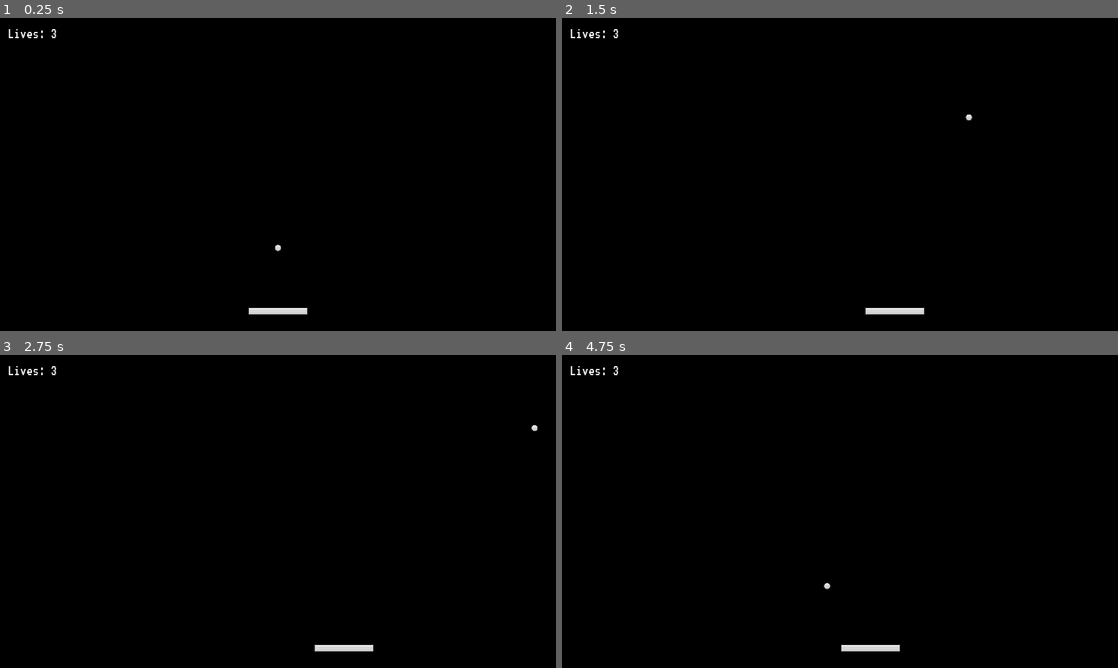
Above: before the commit, frames 1-4 (two rows, left to right).
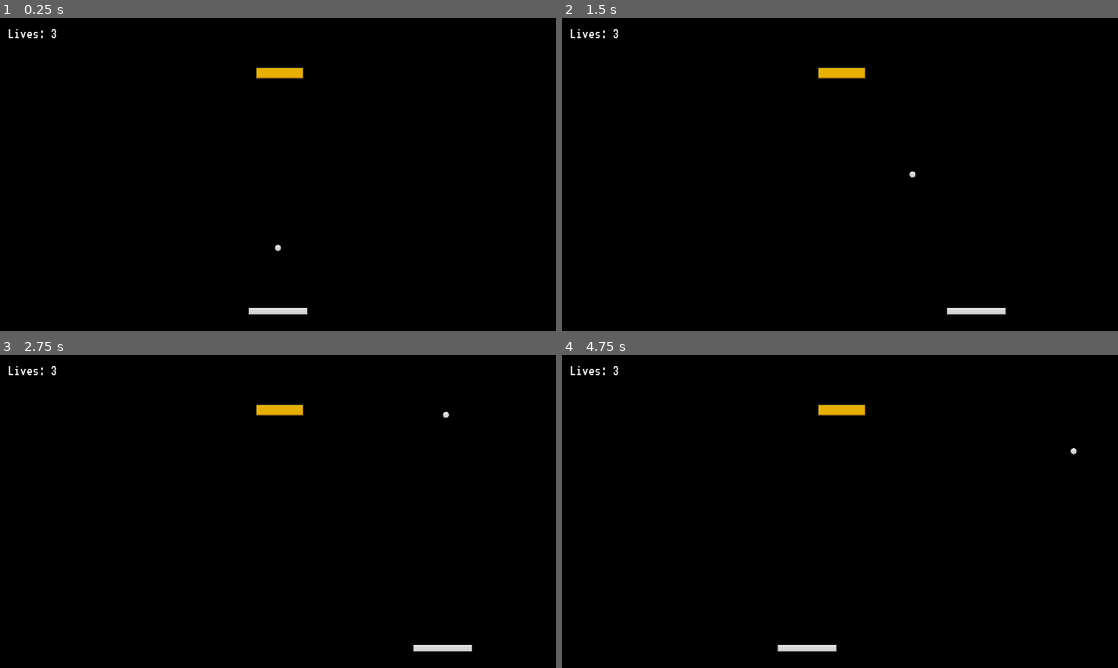
Above: after the commit, the same moments.

Repository: jahernandez16/BrickBreaker
Game: Godot game, scene res://Scenes/main.tscn
Two runs of this game, one before a commit and one after it. Both use one fixed random seed, a clock stepped at 60 frames per second and the inputs below.
Inputs:
- Up to frame 1 (0.25 s): no input
- Up to frame 2 (1.5 s): tap Enter at 0.5 s; hold D (right) 0.53-1.28 s; hold A (left) from 1.28 s (still down)
- Up to frame 3 (2.75 s): release A (left) at 2.03 s; hold D (right) from 2.03 s (still down)
- Up to frame 4 (4.75 s): release D (right) at 3.53 s; hold A (left) from 3.53 s (still down)

The runs differ from the first frame. In frame 1, 0.3% of the frame differs, in the area x 46-55%, y 15-20%; in frame 2, 0.9%; in frame 3, 0.9%, in the area x 46-97%, y 15-95%; in frame 4, 0.9%.

Commit message:
Progress Check #6

Diff:
--- /dev/null
+++ b/Scenes/brick.tscn
@@ -0,0 +1,23 @@
+[gd_scene load_steps=4 format=3 uid="uid://dc8kywllrw7mw"]
+
+[ext_resource type="Script" path="res://Scripts/brick.gd" id="1_h1w5k"]
+[ext_resource type="Texture2D" uid="uid://d06ws4g0pu0q0" path="res://Assets/Brick-Blue.png" id="1_m6it2"]
+
+[sub_resource type="RectangleShape2D" id="RectangleShape2D_nuhdd"]
+size = Vector2(97, 25)
+
+[node name="Brick" type="RigidBody2D"]
+collision_layer = 8
+gravity_scale = 2.66454e-15
+lock_rotation = true
+freeze = true
+script = ExtResource("1_h1w5k")
+
+[node name="Sprite2D" type="Sprite2D" parent="."]
+position = Vector2(2.08165e-12, 2.08165e-12)
+scale = Vector2(0.25, 0.251)
+texture = ExtResource("1_m6it2")
+
+[node name="CollisionShape2D" type="CollisionShape2D" parent="."]
+position = Vector2(2.08165e-12, 2.08165e-12)
+shape = SubResource("RectangleShape2D_nuhdd")
--- a/Scenes/main.tscn
+++ b/Scenes/main.tscn
@@ -1,10 +1,12 @@
-[gd_scene load_steps=6 format=3 uid="uid://dl1cs3vnaemdg"]
+[gd_scene load_steps=8 format=3 uid="uid://dl1cs3vnaemdg"]
 
 [ext_resource type="PackedScene" uid="uid://d4f0dh4k7yuix" path="res://Scenes/paddle.tscn" id="1_d25i7"]
 [ext_resource type="PackedScene" uid="uid://bfi0vsbaatnj4" path="res://Scenes/ball.tscn" id="2_f0eid"]
 [ext_resource type="PackedScene" uid="uid://tb5whxdkf7qa" path="res://Scenes/wall.tscn" id="3_leste"]
 [ext_resource type="PackedScene" uid="uid://dyyxtd3qn6mdi" path="res://Scenes/death_zone.tscn" id="4_jvu0o"]
 [ext_resource type="PackedScene" uid="uid://cthsrqj7moamg" path="res://Scenes/ui.tscn" id="5_3eytw"]
+[ext_resource type="Script" path="res://Scripts/brick_spawner.gd" id="6_liyiq"]
+[ext_resource type="PackedScene" uid="uid://dc8kywllrw7mw" path="res://Scenes/brick.tscn" id="7_chgjj"]
 
 [node name="Main" type="Node"]
 
@@ -15,6 +17,7 @@
 [node name="Paddle" parent="." node_paths=PackedStringArray("camera") instance=ExtResource("1_d25i7")]
 position = Vector2(0, 283)
 collision_layer = 2
+lock_rotation = true
 camera = NodePath("../Camera2D")
 
 [node name="Ball" parent="." node_paths=PackedStringArray("death_zone", "ui") instance=ExtResource("2_f0eid")]
@@ -41,3 +44,11 @@
 
 [node name="DeathZone" parent="." instance=ExtResource("4_jvu0o")]
 position = Vector2(0, 393)
+
+[node name="BrickSpawner" type="Node" parent="." node_paths=PackedStringArray("spawn_start")]
+script = ExtResource("6_liyiq")
+brick_scene = ExtResource("7_chgjj")
+spawn_start = NodePath("../Marker2D")
+
+[node name="Marker2D" type="Marker2D" parent="."]
+position = Vector2(2.08165e-12, -210)
--- a/Scenes/ui.tscn
+++ b/Scenes/ui.tscn
@@ -1,10 +1,13 @@
-[gd_scene load_steps=4 format=3 uid="uid://cthsrqj7moamg"]
+[gd_scene load_steps=5 format=3 uid="uid://cthsrqj7moamg"]
 
 [ext_resource type="FontFile" uid="uid://b4pqfbvte11k6" path="res://Assets/VT323-Regular.ttf" id="1_bhec8"]
 [ext_resource type="Script" path="res://Scripts/ui.gd" id="1_plqj1"]
 
 [sub_resource type="StyleBoxFlat" id="StyleBoxFlat_02pp4"]
 bg_color = Color(0.658824, 0, 0.141176, 1)
+
+[sub_resource type="StyleBoxFlat" id="StyleBoxFlat_y056w"]
+bg_color = Color(0.207843, 0.74902, 0.4, 1)
 
 [node name="UI" type="CanvasLayer"]
 script = ExtResource("1_plqj1")
@@ -65,4 +68,37 @@
 layout_mode = 2
 text = "RESTART GAME"
 
+[node name="LevelWonContainer" type="CenterContainer" parent="."]
+visible = false
+anchors_preset = 15
+anchor_right = 1.0
+anchor_bottom = 1.0
+grow_horizontal = 2
+grow_vertical = 2
+
+[node name="Panel" type="Panel" parent="LevelWonContainer"]
+custom_minimum_size = Vector2(300, 300)
+layout_mode = 2
+theme_override_styles/panel = SubResource("StyleBoxFlat_y056w")
+
+[node name="VBoxContainer" type="VBoxContainer" parent="LevelWonContainer/Panel"]
+layout_mode = 1
+anchors_preset = 15
+anchor_right = 1.0
+anchor_bottom = 1.0
+grow_horizontal = 2
+grow_vertical = 2
+alignment = 1
+
+[node name="Label" type="Label" parent="LevelWonContainer/Panel/VBoxContainer"]
+layout_mode = 2
+text = "YOU HAVE WON"
+horizontal_alignment = 1
+vertical_alignment = 1
+
+[node name="LevelWonButton" type="Button" parent="LevelWonContainer/Panel/VBoxContainer"]
+layout_mode = 2
+text = "GO TO NEXT LEVEL"
+
 [connection signal="pressed" from="GameLostContainer/Panel/VBoxContainer/GameLostButton" to="." method="_on_game_lost_button_pressed"]
+[connection signal="pressed" from="LevelWonContainer/Panel/VBoxContainer/LevelWonButton" to="." method="_on_level_won_button_pressed"]
--- a/Scripts/ball.gd
+++ b/Scripts/ball.gd
@@ -4,19 +4,19 @@
 
 signal life_lost
 
-const VELCOCITY_LIMIT = 40
+const VELOCITY_LIMIT = 40
 
-@export var ball_speed = 20
+@export var ball_speed = 15
 @export var lives = 3
 @export var death_zone: DeathZone
 @export var ui: UI
 
 var speed_up_factor = 1.05
+var start_position: Vector2
+var last_collider_id
 
 @onready var collision_shape_2d = $CollisionShape2D
 
-
-var start_position: Vector2
 
 func _ready():
 	ui.set_lives(lives)
@@ -28,7 +28,16 @@
 	if (!collision):
 		return
 
-	velocity = velocity.bounce(collision.get_normal())
+
+	var collider = collision.get_collider()
+	if collider is Brick:
+		collider.decrease_level()
+
+	if collider is Brick or collider is Paddle:
+		ball_collison(collider)
+
+	else:
+		velocity = velocity.bounce(collision.get_normal())
 
 func start_ball():
 	position = start_position
@@ -48,3 +57,28 @@
 func reset_ball():
 	position = start_position
 	velocity = Vector2.ZERO
+
+func ball_collison(collider):
+
+	var ball_width = collision_shape_2d.shape.get_rect().size.x
+	var ball_center_x = position.x
+	var collider_width = collider.get_width()
+	var colllider_center_x = collider.position.x
+
+	var velocity_xy = velocity.length()
+
+	var collision_x =(ball_center_x - colllider_center_x) / (collider_width / 2)
+
+	var new_velocity = Vector2.ZERO
+
+	new_velocity.x = velocity_xy * collision_x
+
+	if collider.get_rid() == last_collider_id && collider is Brick:
+		new_velocity.x = new_velocity.rotated(deg_to_rad(randf_range(-45, 45))).x * 10
+	else:
+		last_collider_id == collider.get_rid()
+
+	new_velocity.y = sqrt(absf(velocity_xy* velocity_xy - new_velocity.x * new_velocity.x )) * (-1 if velocity.y > 0 else 1)
+	var speed_multiplier = speed_up_factor if collider is Paddle else 1
+
+	velocity = (new_velocity * speed_multiplier).limit_length(VELOCITY_LIMIT)
--- /dev/null
+++ b/Scripts/brick.gd
@@ -0,0 +1,47 @@
+extends RigidBody2D
+
+class_name Brick
+
+signal brick_destroyed
+
+var level = 1
+
+@onready var sprite_2d = $Sprite2D
+@onready var collision_shape_2d = $CollisionShape2D
+
+var sprites: Array[Texture2D] = [
+	preload("res://Assets/Brick-Yellow.png"),
+	preload("res://Assets/Brick-Blue.png"),
+	preload("res://Assets/Brick-Orange.png"),
+	preload("res://Assets/Brick-Green.png"),
+	preload("res://Assets/Brick-Gray.png"),
+	preload("res://Assets/Brick-Red.png")
+]
+
+func get_size():
+	return collision_shape_2d.shape.get_rect().size * sprite_2d.scale
+
+
+func set_level(new_level: int):
+		level = new_level
+		sprite_2d.texture = sprites[new_level - 1]
+
+func decrease_level():
+	if level > 1:
+		set_level(level - 1)
+	else:
+		fade_out()
+
+
+func fade_out():
+	collision_shape_2d.disabled = true
+	var tween = get_tree().create_tween()
+	tween.tween_property(sprite_2d, "modulate", Color.TRANSPARENT, .5)
+	tween.tween_callback(destroy)
+
+func destroy():
+	queue_free()
+	brick_destroyed.emit()
+
+func get_width():
+	return get_size().x
--- /dev/null
+++ b/Scripts/brick_spawner.gd
@@ -0,0 +1,75 @@
+extends Node
+
+class_name BrickSpawner
+
+const COLUMNS = 5
+const ROWS = 6
+
+@onready var ball= $"../Ball" as Ball
+@onready var ui = $"../UI" as UI
+
+@export var brick_scene: PackedScene
+@export var margin: Vector2 = Vector2(8,8)
+@export var spawn_start: Marker2D
+
+var brick_count = 0
+
+# Called when the node enters the scene tree for the first time.
+func _ready():
+	print(LevelDefinitions)
+	spawn_from_definition(LevelDefinitions.get_current_level())
+
+func spawn():
+	var test_brick = brick_scene.instantiate() as Brick
+	add_child(test_brick)
+	var brick_size = test_brick.get_size()
+	test_brick.queue_free()
+
+	var row_width = brick_size.x * COLUMNS + margin.x * (COLUMNS - 1)
+	var spawn_position_x = (-row_width + brick_size.x + margin.x) / 2
+	var spawn_position_y = spawn_start.position.y
+
+	for i in ROWS:
+		for j in COLUMNS:
+			var brick = brick_scene.instantiate() as Brick
+			add_child(brick)
+			brick.set_level(ROWS - i)
+			var x = spawn_position_x + j * (margin.x + brick.get_size().x)
+			var y = spawn_position_y + i * (margin.y + brick.get_size().y)
+			brick.set_position(Vector2(x, y))
+			brick.brick_destroyed.connect(on_brick_destoryed)
+			brick_count += 1
+
+func spawn_from_definition(level_definition):
+	var test_brick = brick_scene.instantiate() as Brick
+	add_child(test_brick)
+	var brick_size = test_brick.get_size()
+	test_brick.queue_free()
+	var rows = level_definition.size()
+	var columns = level_definition[0].size()
+
+
+	var row_width = brick_size.x * columns + margin.x * (columns - 1)
+	var spawn_position_x = (-row_width + brick_size.x + margin.x) / 2
+	var spawn_position_y = spawn_start.position.y
+
+	for i in rows:
+		for j in columns:
+			if level_definition[i][j] == 0:
+				continue
+
+
+			var brick = brick_scene.instantiate() as Brick
+			add_child(brick)
+			brick.set_level(level_definition[i][j])
+			var x = spawn_position_x + j * (margin.x + brick.get_size().x)
+			var y = spawn_position_y + i * (margin.y + brick.get_size().y)
+			brick.set_position(Vector2(x, y))
+			brick.brick_destroyed.connect(on_brick_destoryed)
+			brick_count += 1
+
+func on_brick_destoryed():
+	brick_count -= 1
+	if brick_count == 0:
+		ball.reset_ball()
+		ui.on_level_won()
--- /dev/null
+++ b/Scripts/level_definitions.gd
@@ -0,0 +1,21 @@
+extends Node
+
+var current_level = 1
+
+var level_1 = [
+	[0,1,0]
+]
+
+var level_2 = [
+	[5,5,5,5,5,5,5,5],
+	[5,5,4,4,4,5,5,5],
+	[0,0,5,5,5,3,0,0],
+	[2,2,2,4,4,4,5,5],
+	[1,1,1,1,1,1,1,1]
+]
+
+var levels = [level_1, level_2]
+
+func get_current_level():
+	print(levels[current_level - 1])
+	return levels[current_level - 1]
--- a/Scripts/paddle.gd
+++ b/Scripts/paddle.gd
@@ -7,7 +7,7 @@
 var half_paddle_width: float
 var is_ball_started = false
 
-@export var speed = 200
+@export var speed = 500
 @export var camera: Camera2D
 
 @onready var ball = $"../Ball" as Ball
@@ -43,5 +43,9 @@
 		is_ball_started = true
 
 func on_ball_lost():
-		is_ball_started = false
-		direction = Vector2.ZERO
+	is_ball_started = false
+	direction = Vector2.ZERO
+
+
+func get_width():
+	return collision_shape_2d.shape.get_rect().size.x
--- a/Scripts/ui.gd
+++ b/Scripts/ui.gd
@@ -4,6 +4,7 @@
 
 @onready var lives_label = %LivesLabel
 @onready var game_lost_container = $GameLostContainer
+@onready var level_won_container = $LevelWonContainer
 
 func set_lives(lives: int):
 	lives_label.text = "Lives: %d" % lives
@@ -14,3 +15,10 @@
 
 func _on_game_lost_button_pressed():
 	get_tree().reload_current_scene()
+
+func on_level_won():
+	level_won_container.show()
+
+func _on_level_won_button_pressed():
+	LevelDefinitions.current_level = 2
+	get_tree().reload_current_scene()
--- a/project.godot
+++ b/project.godot
@@ -13,6 +13,10 @@
 config/name="BrickBreaker"
 run/main_scene="res://Scenes/main.tscn"
 config/features=PackedStringArray("4.1", "Forward Plus")
+
+[autoload]
+
+LevelDefinitions="*res://Scripts/level_definitions.gd"
 
 [display]
 
